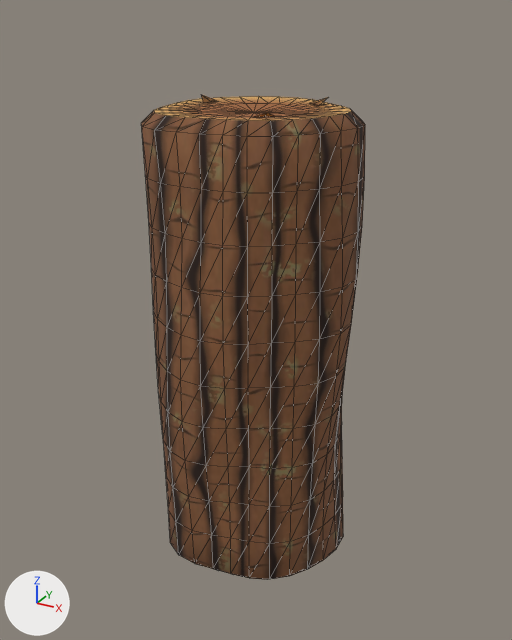
What one commit did to the glTF model multiplayer/public/assets/log.glb.
Before and after are seen from a 50 mm camera at (0.598, -1.08, 0.592) aimed at (-0.006, 0.018, 0.043). The lights are fixed; the arrows at lower left show +X, +Y and +Z. The first picture is the older version. Mesh edges are drawn as thin lines. Where no turn or scale is listed for an object, it has been applied to the vertices. Vertices at exactly the same position are counted once.

Names of what the first picture shows: 'log_y'.
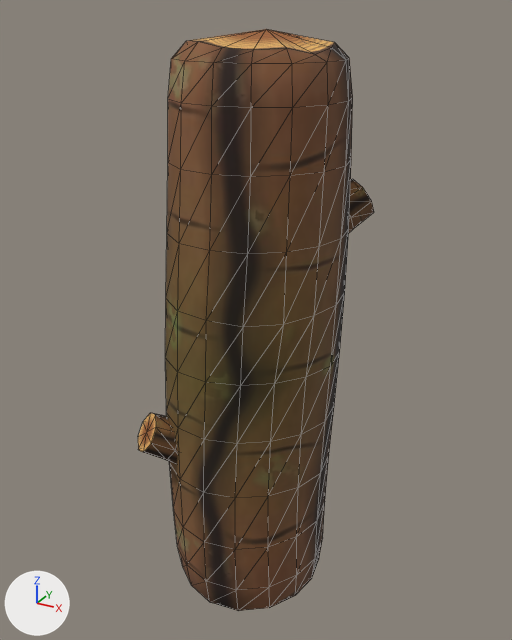
Changed parts and their boxes (x1, y1, x2, y2) in the pictures (512 x 640 px):
```json
{"object": "log_y", "change": "reshaped", "before": [141, 95, 365, 580], "after": [138, 29, 374, 611], "on screen": "20% taller"}
{"part": 1, "of": "me_log_y", "change": "rebuilt", "before": [141, 96, 365, 580], "after": [165, 29, 353, 611], "on screen": "16% narrower, 20% taller"}
{"part": 2, "of": "me_log_y", "change": "added", "after": [138, 413, 178, 464], "on screen": "brown"}
{"part": 3, "of": "me_log_y", "change": "added", "after": [348, 179, 374, 234], "on screen": "brown"}
{"part": 4, "of": "me_log_y", "change": "deleted", "before": [188, 95, 328, 117]}
```

Scene script edits in JSON lines:
```json
{"op": "add", "block": "mat_bark_1", "code": ["mat_bark_1 = bpy.data.materials.new('Bark')", "# uses the picture img_bark"]}
{"op": "add", "block": "mat_endgrain_1", "code": ["mat_endgrain_1 = bpy.data.materials.new('EndGrain')", "# uses the picture img_endgrain"]}
{"block": "me_log_y", "where": "# used by ob_log_y; location = (0.0, 0.0, 0.0)"}
{"op": "remove", "block": "me_log_y", "code": "me_log_y.from_pydata(...)  # 454 vertices, 864 faces; spans x -0.182..0.199, y -0.188..0.193, z -0.451..0.451"}
{"op": "remove", "block": "me_log_y", "code": "me_log_y.materials.append(mat_bark)  # picture img_bark"}
{"op": "remove", "block": "me_log_y", "code": "me_log_y.materials.append(mat_endgrain)  # picture img_endgrain"}
{"op": "add", "block": "me_log_y", "code": "me_log_y.from_pydata(...)  # 260 vertices, 496 faces; spans x -0.186..0.172, y -0.191..0.199, z -0.562..0.562"}
{"block": "me_log_y", "change": "me_log_y part 1: the loose piece of 422 vertices spanning x -0.182..0.199, y -0.188..0.193, z -0.44..0.44 is rebuilt with 210 vertices and now spans x -0.186..0.172, y -0.178..0.16, z -0.562..0.562"}
{"block": "me_log_y", "change": "me_log_y part 2: a new loose piece of 25 vertices spanning x -0.175..-0.049, y -0.191..-0.061, z -0.244..-0.117"}
{"block": "me_log_y", "change": "me_log_y part 3: a new loose piece of 25 vertices spanning x 0.042..0.167, y 0.067..0.199, z 0.176..0.303"}
{"block": "me_log_y", "change": "me_log_y part 4: 8 loose pieces with 32 vertices, spanning x -0.131..0.122, y -0.114..0.111, z -0.451..0.451, are deleted"}
{"op": "add", "block": "me_log_y", "code": "me_log_y.materials.append(mat_bark_1)"}
{"op": "add", "block": "me_log_y", "code": "me_log_y.materials.append(mat_endgrain_1)"}
```
